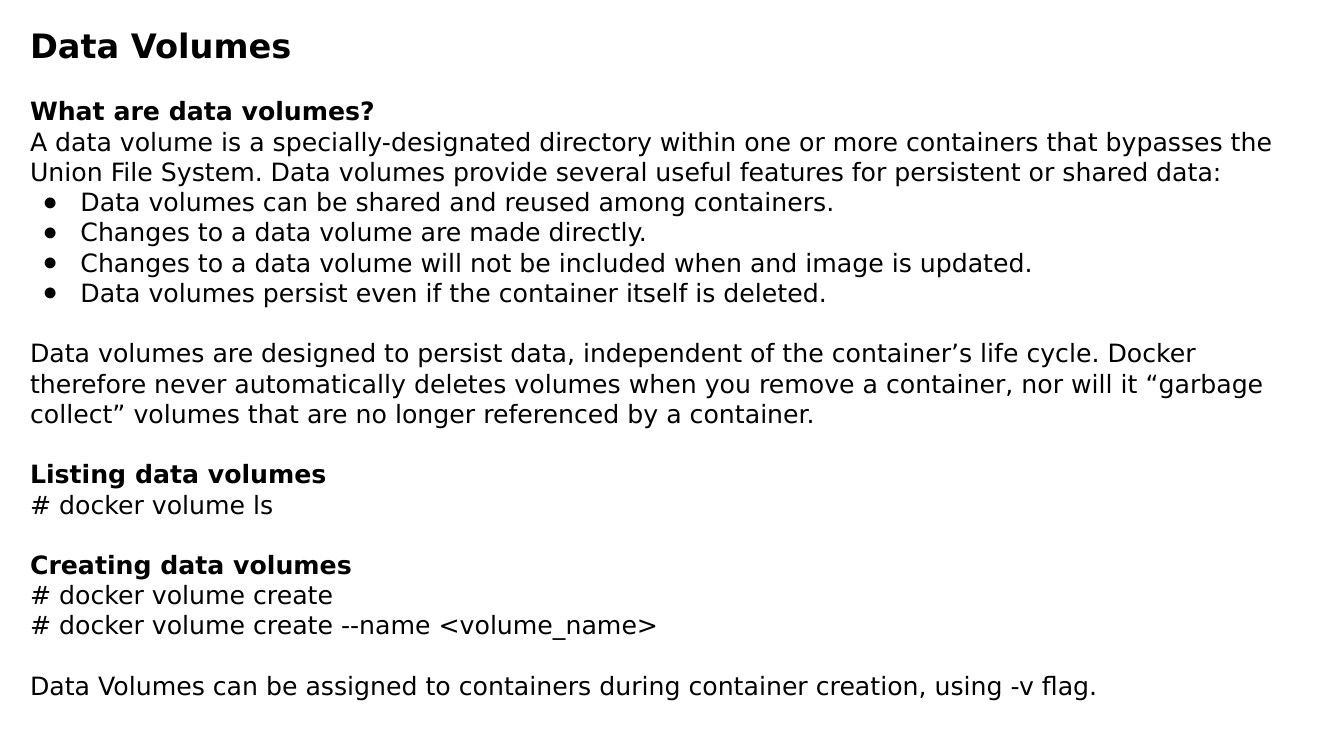
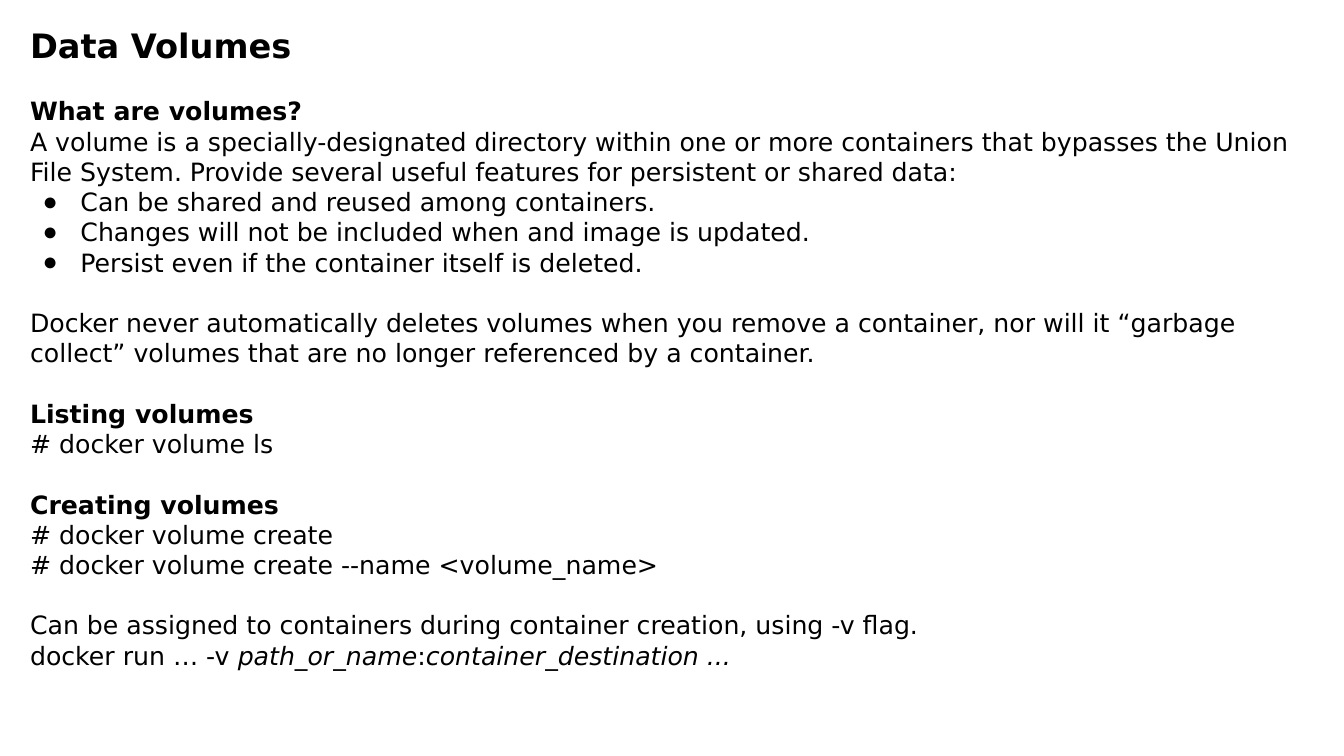
Before and after one commit to luisnabais-courses/course_docker, a slide deck: slide 13 of slides/02_intermediate_course_slides.pptx. Drawn at 1344x756 pixels with LibreOffice and Linux fonts; fonts in the diff are those of the drawing; background and template pictures are left out. Boxes give left, top, right and bottom in pixels: in the first picture for what was removed or moved away, otherwise in the second. Text is boxed around its words. In the diff, an @@ line names an element or a change of style, - is before the commit and + after.

Commit message:
- Updated slides - Moved basic website from class 1 to it's own folder in dockerfile section - created a basic docker compose file for reference of the process

```diff
--- a/slides/02_intermediate_course_slides.pptx
+++ b/slides/02_intermediate_course_slides.pptx
@@ text at (30,101,1288,429): text changed @@
-What are data volumes?
-A data volume is a specially-designated directory within one or more containers that bypasses the Union File System. Data volumes provide several useful features for persistent or shared data:
-● Data volumes can be shared and reused among containers.
-● Changes to a data volume are made directly.
-● Changes to a data volume will not be included when and image is updated.
-● Data volumes persist even if the container itself is deleted.
-Data volumes are designed to persist data, independent of the container’s life cycle. Docker therefore never automatically deletes volumes when you remove a container, nor will it “garbage collect” volumes that are no longer referenced by a container.
-Listing data volumes
+What are volumes?
+A volume is a specially-designated directory within one or more containers that bypasses the Union File System. Provide several useful features for persistent or shared data:
+● Can be shared and reused among containers.
+● Changes will not be included when and image is updated.
+● Persist even if the container itself is deleted.
+Docker never automatically deletes volumes when you remove a container, nor will it “garbage collect” volumes that are no longer referenced by a container.
+Listing volumes
@@ text at (30,495,279,520): text changed @@
-Creating data volumes
+Creating volumes
@@ text at (30,615,918,671): text changed @@
-Data Volumes can be assigned to containers during container creation, using -v flag.
+Can be assigned to containers during container creation, using -v flag.
+docker run … -v path_or_name:container_destination ...
```
Also in this commit, not shown: 14 other slides changed, 3 slides added, 1 slide removed, 5 other files.
